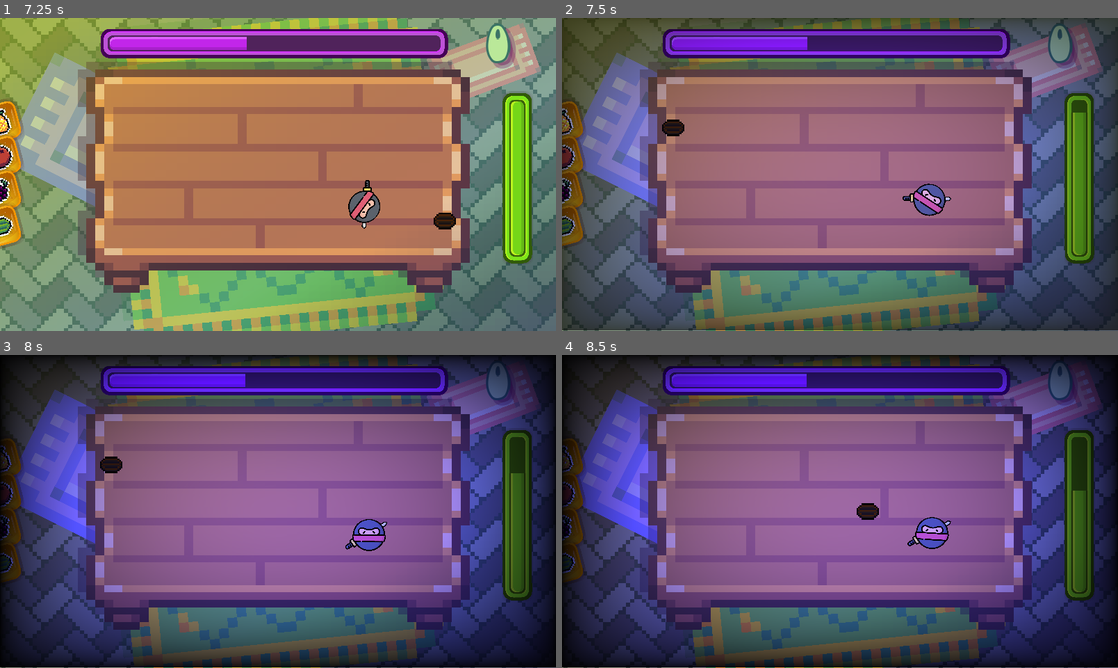
Above: before the commit, frames 1-4 (two rows, left to right).
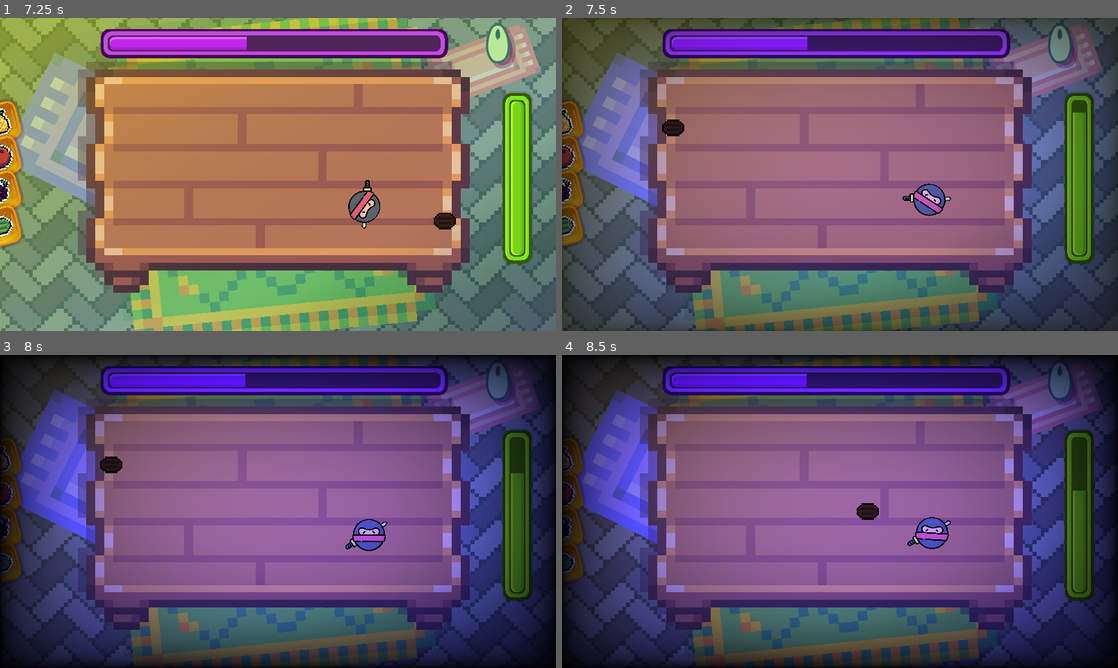
Above: after the commit, the same moments.

Repository: alexg-lviv/FruitTheNinja
Game: Godot game, scene res://src/GameField/MainScene.tscn
The game is run twice, just before and just after one commit, with the same random seed, the same clock (stepped at 60 frames per second) and the same inputs.
Inputs (mouse positions are in pixels of both pictures, inside the frame that each line leads up to):
- Up to frame 1 (7.25 s): click "START" at 0.5 s; click (44, 121) at 1.27 s; click (44, 121) at 2.02 s; click (44, 121) at 2.77 s; move the mouse to (400, 158) at 3.52 s; press the mouse at (400, 158) at 3.53 s; move the mouse to (166, 190) at 4.27 s; release the mouse at (166, 190) at 4.28 s; tap one key every 0.75 s from 4.35 s: 1 (projectile_1) 2 (projectile_2) 3 (projectile_3) 4 (projectile_4); click (166, 190) at 4.42 s; move the mouse to (278, 174) at 5.02 s; click (278, 174) at 5.17 s; move the mouse to (250, 237) at 5.77 s; click (250, 237) at 5.92 s; move the mouse to (444, 221) at 6.52 s; click (444, 221) at 6.67 s
- Up to frame 2 (7.5 s): move the mouse to (673, 127) at 7.27 s; tap Space (slowmo) at 7.35 s; click (673, 127) at 7.42 s
- Up to frame 3 (8 s): no input
- Up to frame 4 (8.5 s): move the mouse to (867, 511) at 8.02 s; press the mouse at (867, 511) at 8.03 s

Frame 1 is identical in both runs. In frame 2, 0.2% of the frame differs, in the area x 0-100%, y 99-100%; in frame 3, 0.2%; in frame 4, 0.2%.

Commit message:
Fixed slowmo

Diff:
--- a/project.godot
+++ b/project.godot
@@ -27,6 +27,7 @@
 
 window/size/viewport_width=1280
 window/size/viewport_height=720
+window/size/mode=3
 window/stretch/mode="canvas_items"
 
 [input]
--- a/src/GameField/MainScene.tscn
+++ b/src/GameField/MainScene.tscn
@@ -330,8 +330,6 @@
 [node name="SlowMoEffect" parent="CanvasLayer" instance=ExtResource("11_0i5gp")]
 z_index = 10
 z_as_relative = false
-offset_top = -1.0
-offset_bottom = -1.0
 
 [node name="Projectiles" type="Node2D" parent="."]
 
